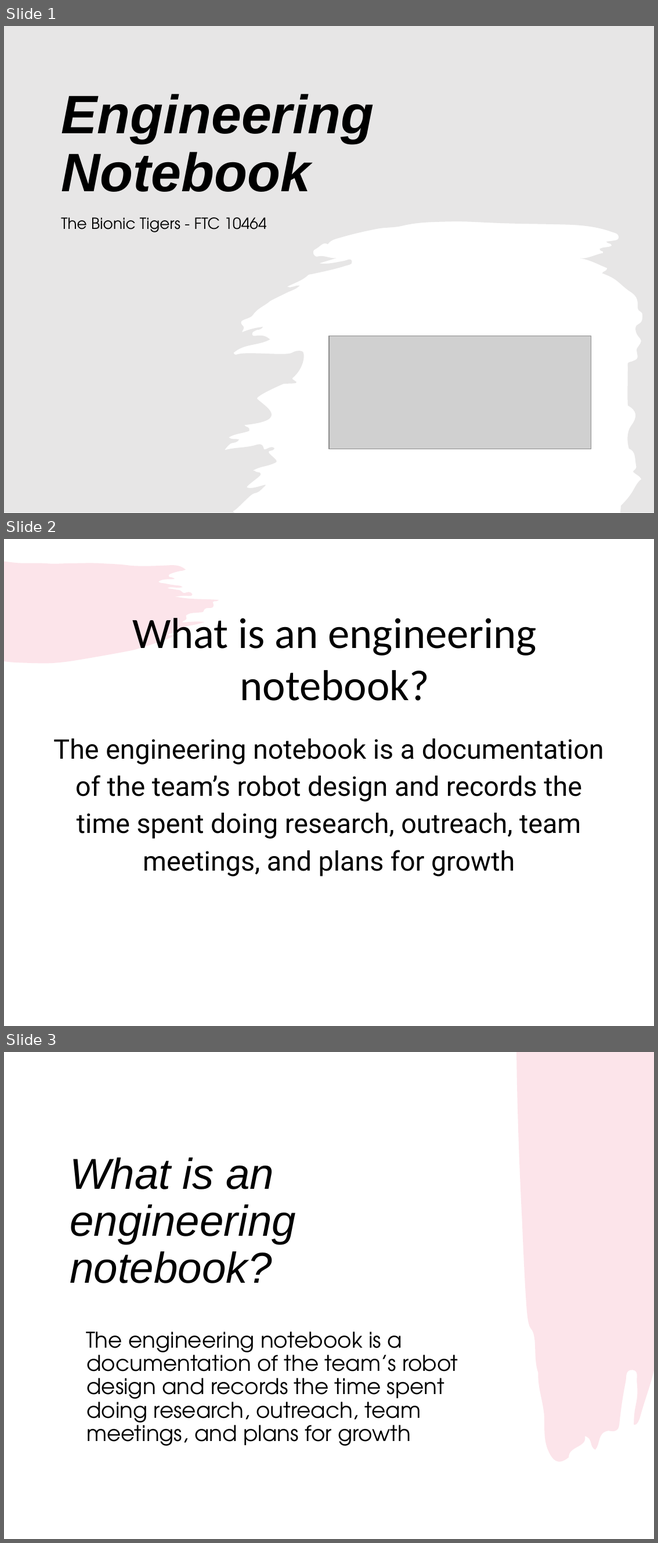
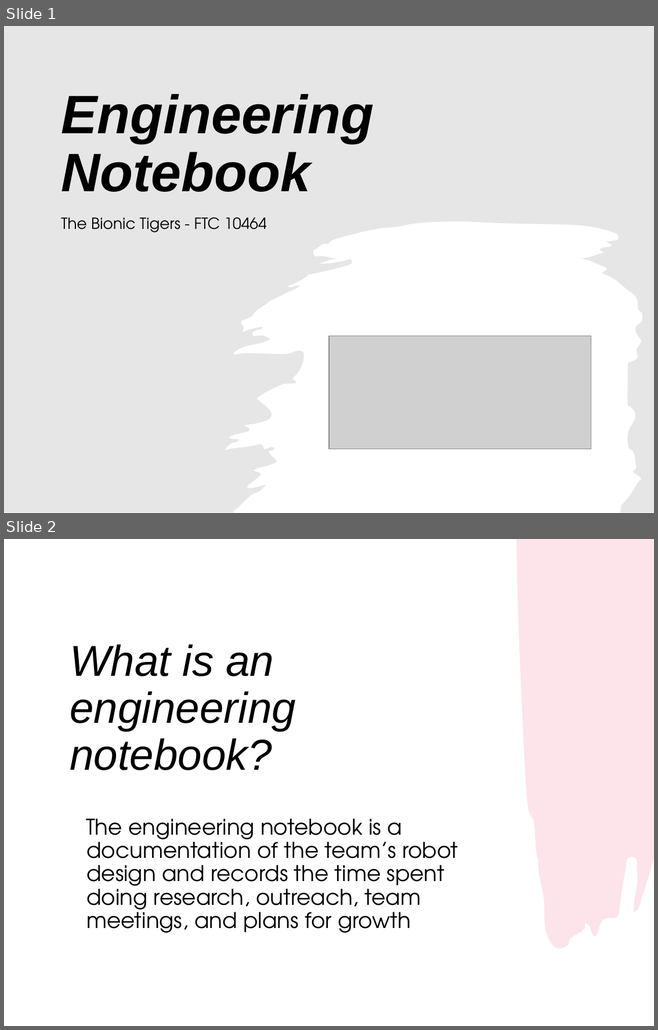
Before and after one commit to droidsrobotics/FTC-Tutorials, a slide deck: translations/en-us/Competitions/Engineering Notebook.pptx. Shown one above the other, each under a label of ours: slides 1, 2 and 3 before the commit, slides 1 and 2 after it. The pictures are 658x1543 and 658x1030 pixels, drawn with LibreOffice and Linux fonts; fonts in the diff are those of the drawing; grey boxes stand for pictures. Boxes give left, top, right and bottom in pixels: in the first picture for what was removed or moved away, otherwise in the second. Text is boxed around its words. In the diff, an @@ line names an element or a change of style, - is before the commit and + after.

```diff
--- a/translations/en-us/Competitions/Engineering Notebook.pptx
+++ b/translations/en-us/Competitions/Engineering Notebook.pptx
@@ slide 2 removed at (4, 539, 654, 1026), background #FFFFFF @@
@@ freeform shape removed at (4, 561, 219, 663) @@
@@ text removed at (132, 618, 536, 701) @@
-What is an engineering notebook?
@@ text removed at (53, 739, 604, 877) @@
-The engineering notebook is a documentation of the team’s robot design and records the time spent doing research, outreach, team meetings, and plans for growth
@@ what was slide 3 is now slide 2 @@
```
